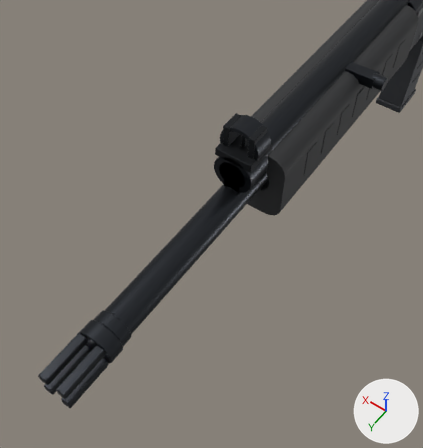
One commit to the glTF model game/assets/weapons/wpn_bastion_br/wpn_bastion_br.glb: the scene before it, then after it.
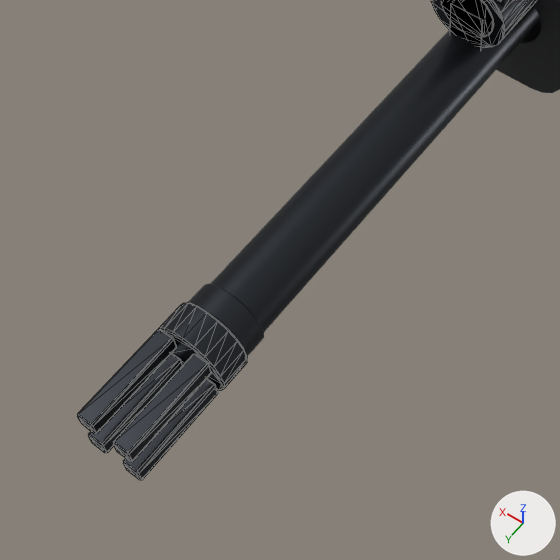
Each version is shown from a 50 mm lens placed at (-0.133, 0.648, 0.355), pointed at (-0.023, 0.494, 0.113), then close up on the part from 0% to 66% of the width and 38% to 100% of the height. Lighting does not change. The marker at lower right points along +X, +Y and +Z. The older version's two pictures come first. The close-ups show mesh edges as thin lines. Where no turn or scale is listed for an object, it has been applied to the vertices. Vertices at exactly the same position are counted once.

Objects in the first close-up: 'Barrel', 'CockingTube', 'FlashHider', 'Handguard' and 1 more.
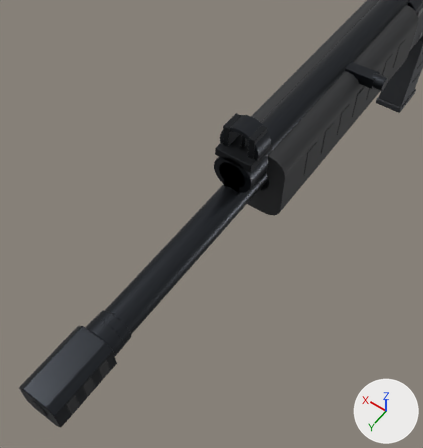
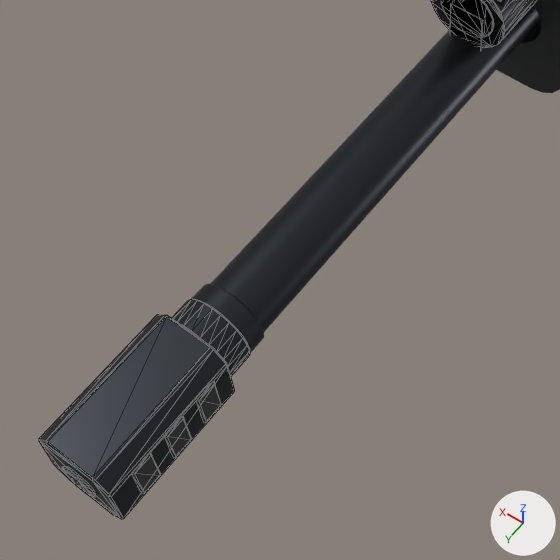
Location of each change, (x1, y1, x2, y2) in pixels of the close-ups (560 x 560 px):
'FlashHider', reshaped (24% wider, 24% taller)
    before: (77, 303, 247, 480)
    after: (39, 299, 250, 519)
part 1 of me_flashhider, rebuilt (12% narrower, 11% shorter)
    before: (158, 303, 247, 390)
    after: (172, 299, 250, 376)
part 2 of me_flashhider, added
    after: (39, 315, 235, 519)
part 3 of me_flashhider, added
    after: (62, 466, 96, 497)
part 4 of me_flashhider, added (black)
    after: (198, 383, 222, 423)
part 5 of me_flashhider, added (black)
    after: (166, 418, 192, 458)
part 6 of me_flashhider, added (black)
    after: (133, 454, 161, 494)
part 7 of me_flashhider, deleted
    before: (77, 329, 176, 434)
part 8 of me_flashhider, deleted
    before: (123, 378, 218, 480)
part 9 of me_flashhider, deleted
    before: (113, 354, 211, 462)
part 10 of me_flashhider, deleted
    before: (88, 353, 183, 453)

The change in detail:
me_flashhider is used by ob_flashhider; parent ob_barrel; location (0.0, 0.0, 0.0).
me_flashhider had 176 vertices, 332 faces and spanned x -0.012..0.012, y 0.56..0.6, z 0.054..0.078.
me_flashhider now has 336 vertices, 636 faces and spans x -0.0128..0.0128, y 0.558..0.6109, z 0.0535..0.0785.
me_flashhider part 1: the loose piece of 80 vertices spanning x -0.012..0.012, y 0.56..0.57, z 0.054..0.078 is rebuilt with 96 vertices and now spans x -0.0113..0.0113, y 0.558..0.567, z 0.0547..0.0773.
me_flashhider part 2: a new loose piece of 48 vertices spanning x -0.0125..0.0125, y 0.567..0.61, z 0.0535..0.0785, in mat_m_steel_blued (dark grey #3a3d42).
me_flashhider part 3: a new loose piece of 48 vertices spanning x -0.0056..0.0056, y 0.6099..0.6109, z 0.0604..0.0716, in mat_m_polymer_black (black #2b2c2e).
me_flashhider part 4: a new loose piece of 24 vertices spanning x -0.0128..-0.011, y 0.5724..0.5792, z 0.0587..0.0733, in mat_m_polymer_black (black #2b2c2e).
me_flashhider part 5: a new loose piece of 24 vertices spanning x -0.0128..-0.011, y 0.5841..0.5909, z 0.0587..0.0733, in mat_m_polymer_black (black #2b2c2e).
me_flashhider part 6: a new loose piece of 24 vertices spanning x -0.0128..-0.011, y 0.5958..0.6026, z 0.0587..0.0733, in mat_m_polymer_black (black #2b2c2e).
me_flashhider part 7: the loose piece of 24 vertices spanning x 0.0034..0.009, y 0.57..0.6, z 0.0694..0.075 is deleted.
me_flashhider part 8: the loose piece of 24 vertices spanning x -0.009..-0.0034, y 0.57..0.6, z 0.057..0.0626 is deleted.
me_flashhider part 9: the loose piece of 24 vertices spanning x -0.009..-0.0034, y 0.57..0.6, z 0.0694..0.075 is deleted.
me_flashhider part 10: the loose piece of 24 vertices spanning x 0.0034..0.009, y 0.57..0.6, z 0.057..0.0626 is deleted.
Other edits to the shape of me_flashhider do not show in these pictures.
me_flashhider gains material mat_m_polymer_black (black #2b2c2e).
